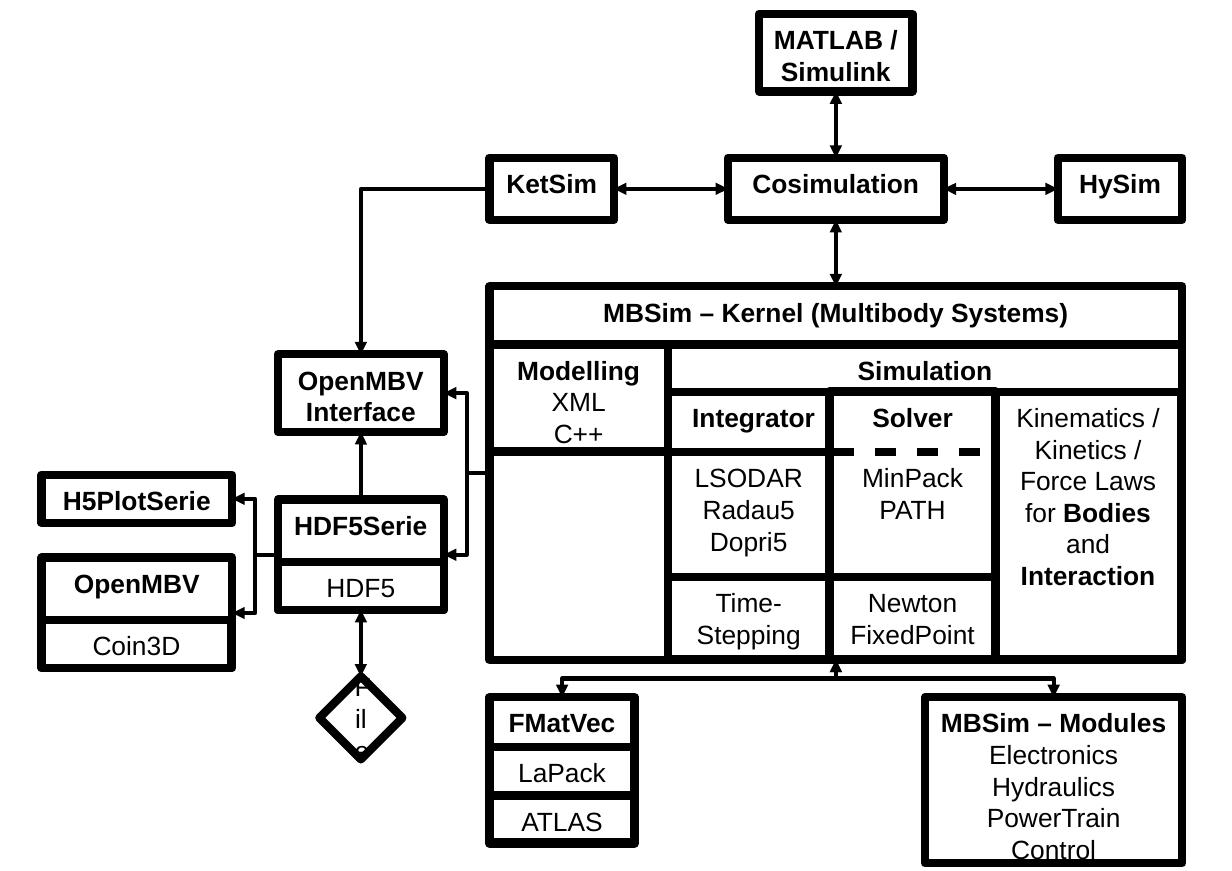
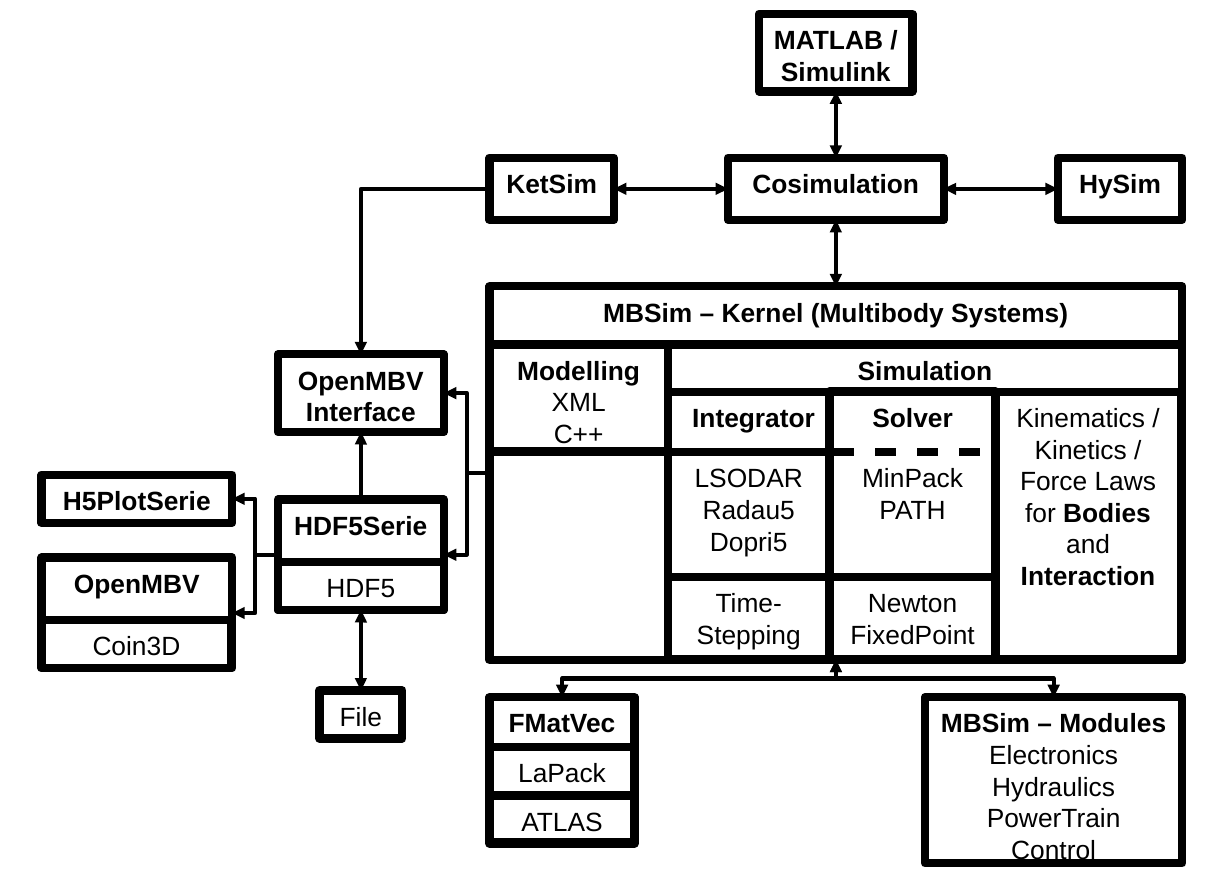
Before and after one commit to mbsim-env/mbsim, a slide deck: slide 2 of trunk/tutorial/CDR/mbsim_embedding.odp. Drawn at 1232x871 pixels with LibreOffice and Linux fonts; fonts in the diff are those of the drawing. Boxes give left, top, right and bottom in pixels: in the first picture for what was removed or moved away, otherwise in the second. Text is boxed around its words. In the diff, an @@ line names an element or a change of style, - is before the commit and + after.

```diff
--- a/trunk/tutorial/CDR/mbsim_embedding.odp
+++ b/trunk/tutorial/CDR/mbsim_embedding.odp
@@ elbow double arrow moved from (360, 677) - (361, 610) to (361, 690) - (361, 610) @@
@@ rectangle "File": place and size @@
-rectangle "File" at (319,677,403,760)
+rectangle "File" at (319,690,403,739)
@@ rectangle "File" at (319,690,403,739): vertical alignment middle to top; diamond to rectangle @@
```
Also in this commit, not shown: 1 other file.
